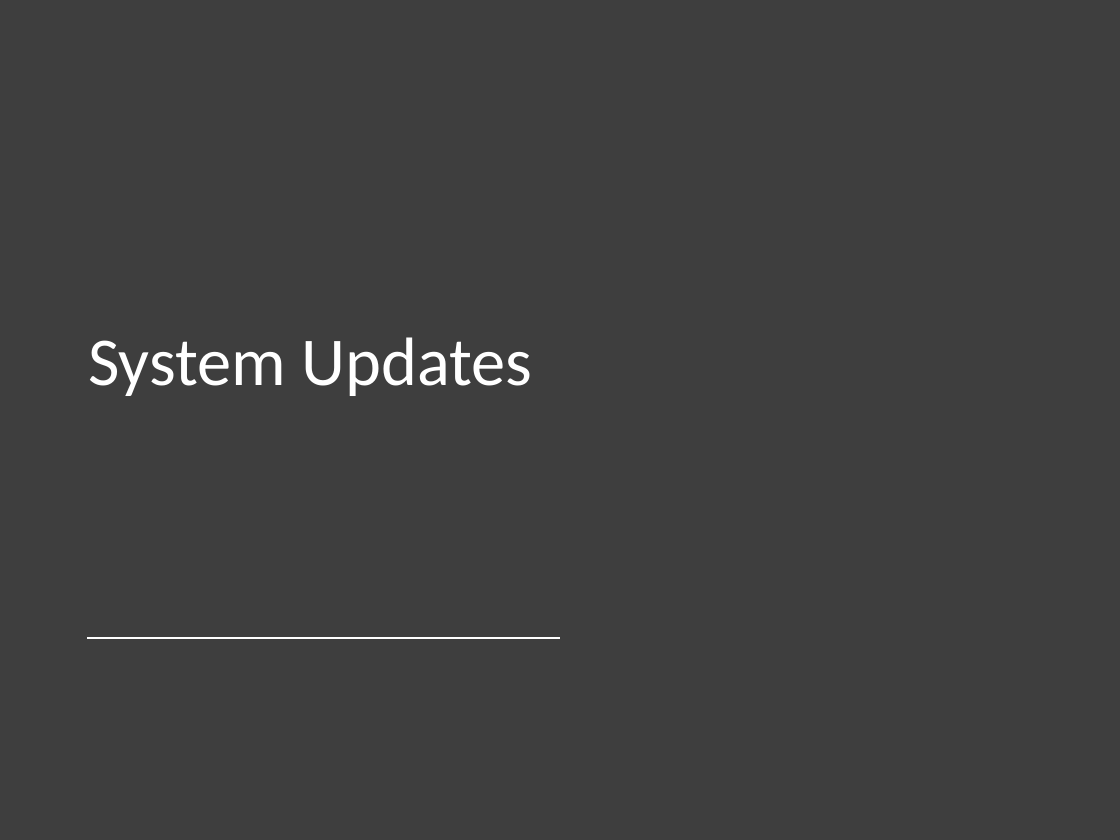
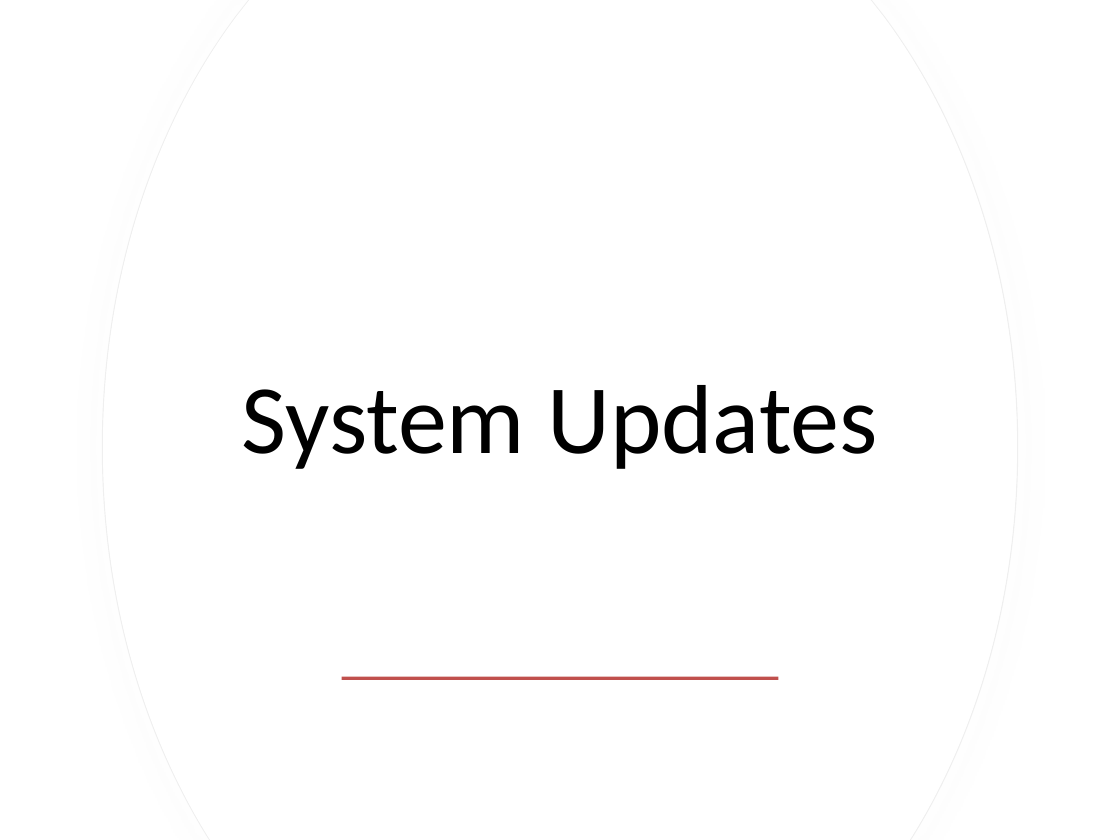
Before and after one commit to yuriiSY/Study-Buddy, a slide deck: slide 5 of Weekly Submissions/Week6/Week6.pptx. Drawn at 1120x840 pixels with LibreOffice and Linux fonts; fonts in the diff are those of the drawing; background and template pictures are left out. Boxes give left, top, right and bottom in pixels: in the first picture for what was removed or moved away, otherwise in the second. Text is boxed around its words. In the diff, an @@ line names an element or a change of style, - is before the commit and + after.

```diff
--- a/Weekly Submissions/Week6/Week6.pptx
+++ b/Weekly Submissions/Week6/Week6.pptx
@@ background picture (left out) to #FFFFFF @@
@@ rectangle removed at <box>0,0,1120,840</box> @@
@@ freeform shape added at <box>102,0,1017,840</box>, fill #FFFFFF, outline #EFEFEF 0.75 pt @@
@@ freeform shape added at <box>103,0,1017,840</box>, fill #FFFFFF @@
@@ title "System Updates": place and size @@
-title "System Updates" at <box>88,337,533,396</box>
+title "System Updates" at <box>242,385,878,469</box>
@@ title "System Updates" at <box>242,385,878,469</box>: size 44 to 63 pt, text colour #FFFFFF to #000000; alignment left to centre @@
@@ line removed from (87, 638) to (560, 638) @@
@@ rectangle added at <box>342,676,778,680</box>, fill #C0504D @@
```
Also in this commit, not shown: 3 other slides changed.
